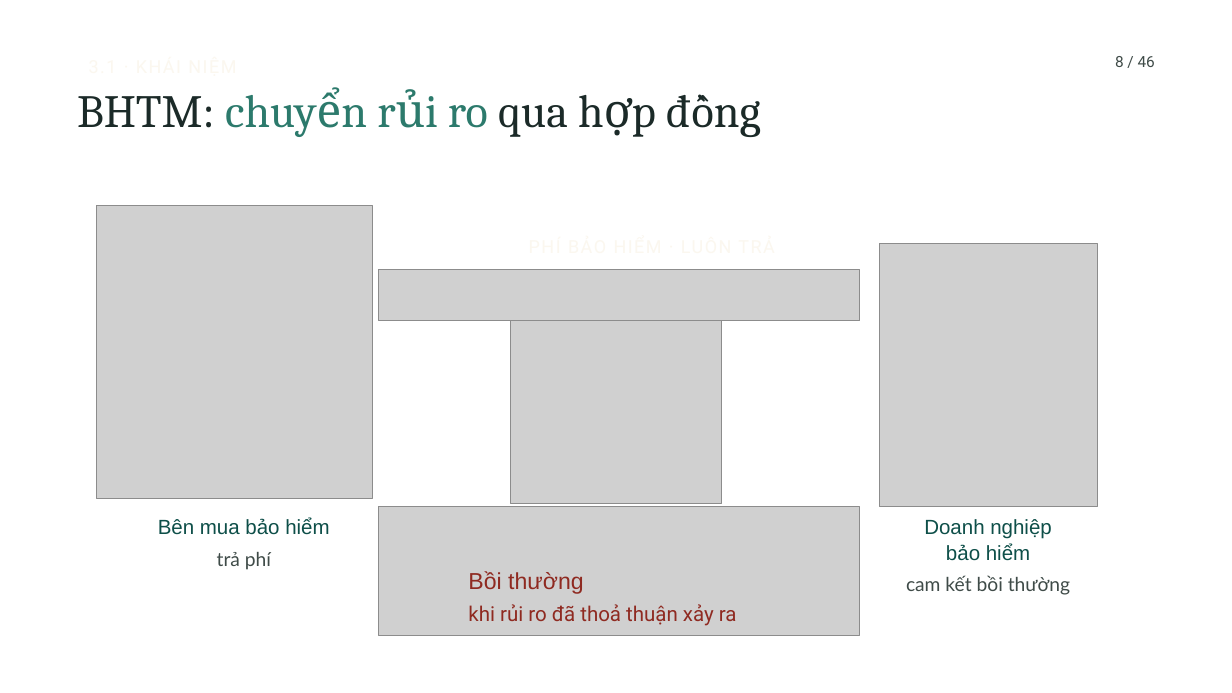
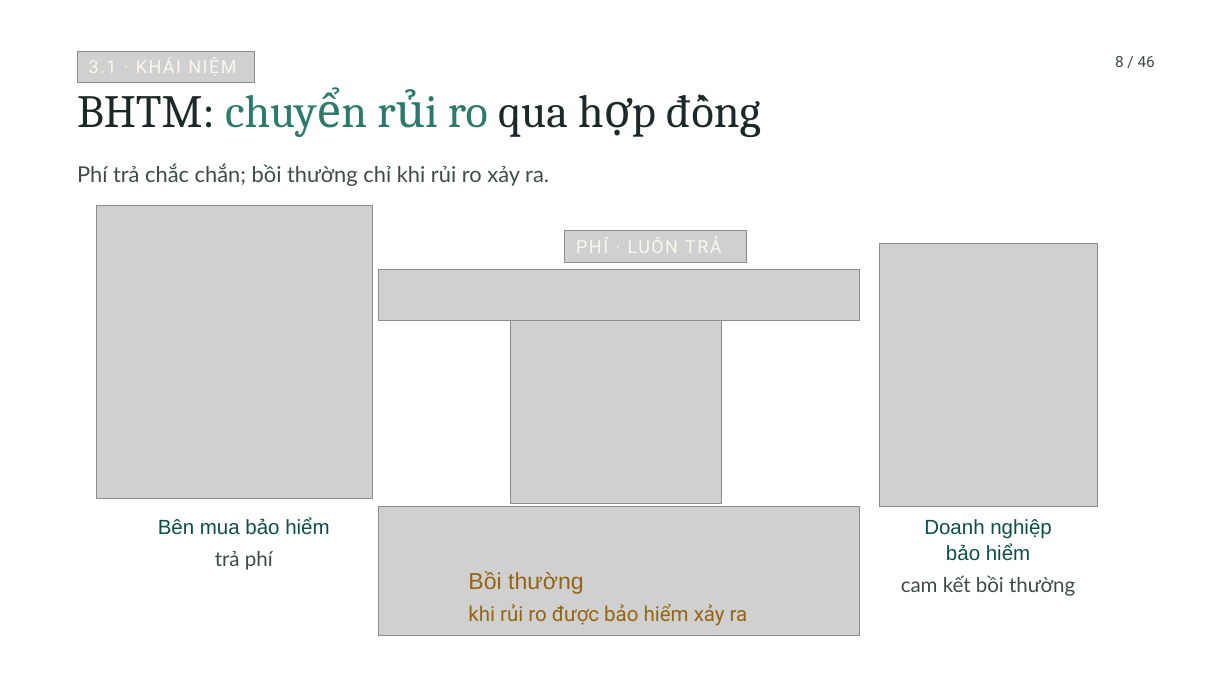
Before and after one commit to tranquanghaofake-dotcom/Law, a slide deck: slide 3 of docs/bai/ch3-bao-hiem-thuong-mai/mau-cong.pptx. Drawn at 1232x693 pixels with LibreOffice and Linux fonts; fonts in the diff are those of the drawing; grey boxes stand for pictures; background and template pictures are left out. Boxes give left, top, right and bottom in pixels: in the first picture for what was removed or moved away, otherwise in the second. Text is boxed around its words. In the diff, an @@ line names an element or a change of style, - is before the commit and + after.

```diff
--- a/docs/bai/ch3-bao-hiem-thuong-mai/mau-cong.pptx
+++ b/docs/bai/ch3-bao-hiem-thuong-mai/mau-cong.pptx
@@ picture added at [77, 52, 254, 83] @@
@@ text added at [77, 163, 549, 186], 17 pt, text #3F4B48 @@
+Phí trả chắc chắn; bồi thường chỉ khi rủi ro xảy ra.
@@ picture added at [565, 231, 747, 262] @@
@@ text at [576, 237, 721, 253]: text changed @@
-PHÍ BẢO HIỂM · LUÔN TRẢ
+PHÍ · LUÔN TRẢ
@@ text "trả phí" at [215, 551, 273, 570]: size 15 to 16 pt; line spacing 21pt to 21.6pt @@
@@ text "Bồi thường" at [468, 571, 584, 594]: text colour #8F2A21 to #946512 @@
@@ text "cam kết bồi thường" at [901, 575, 1075, 596]: size 15 to 16 pt; line spacing 21pt to 21.6pt @@
@@ text at [468, 604, 748, 626]: text changed; text colour #8F2A21 to #946512 @@
-khi rủi ro đã thoả thuận xảy ra
+khi rủi ro được bảo hiểm xảy ra
```
Also in this commit, not shown: 7 other slides changed, 48 other files.
